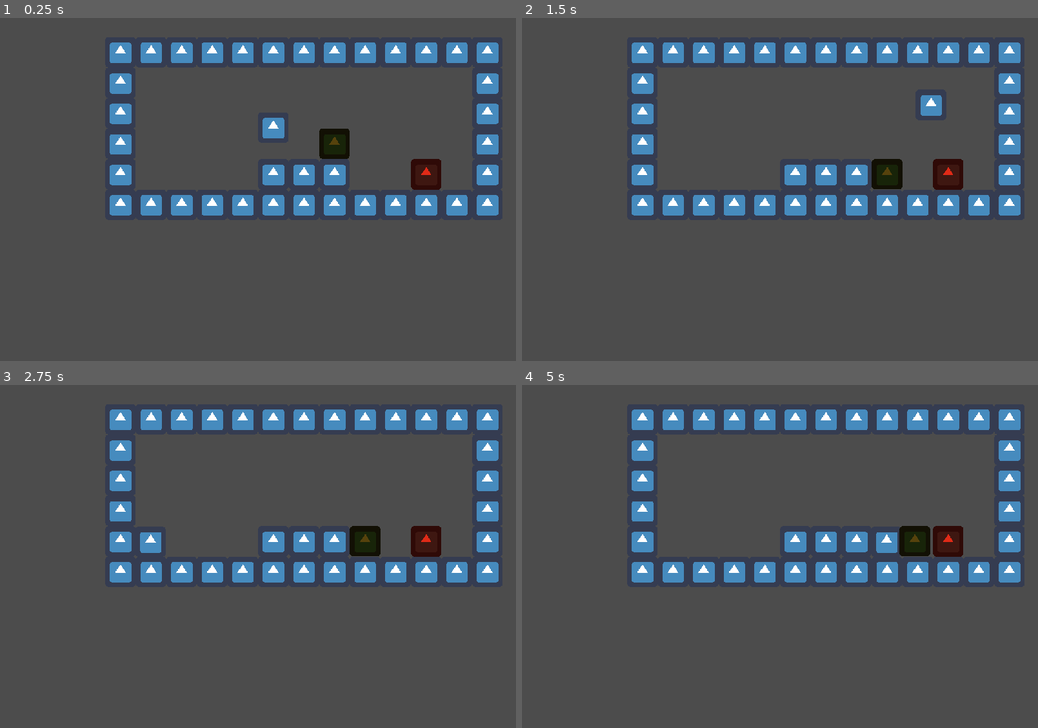
Above: before the commit, frames 1-4 (two rows, left to right).
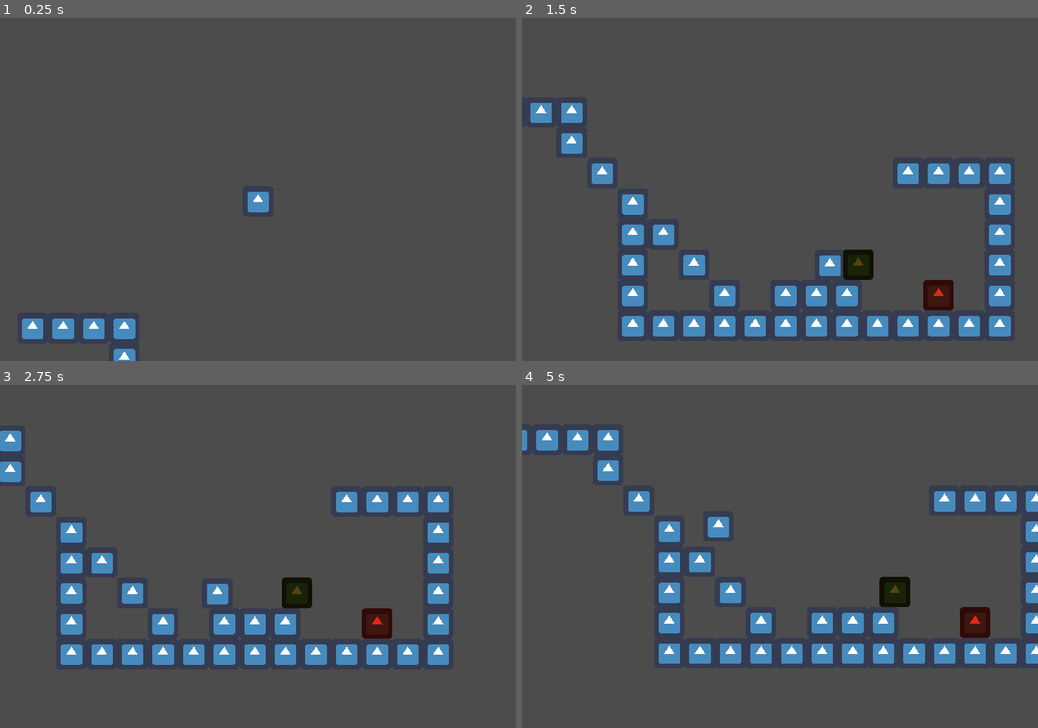
Above: after the commit, the same moments.

Repository: Juankadev/GGJ_2023
Game: Godot game, scene res://MainScene.tscn
The game is run twice, just before and just after one commit, with the same random seed, the same clock (stepped at 60 frames per second) and the same inputs. The engine's default icon, where the game draws it, is replaced by a stand-in: a white triangle on a blue panel in a dark square.
Inputs:
- Up to frame 1 (0.25 s): no input
- Up to frame 2 (1.5 s): hold F (grab) 0.53-1.28 s; hold Right (move_right) from 0.53 s (still down); tap Space (jump) at 0.77 s; tap F (grab) at 1.35 s
- Up to frame 3 (2.75 s): tap Space (jump) at 1.52 s; release Right (move_right) at 2.03 s; hold Left (move_left) from 2.03 s (still down); hold F (grab) from 2.03 s (still down)
- Up to frame 4 (5 s): release Left (move_left) at 2.78 s; release F (grab) at 2.78 s; hold Right (move_right) 2.78-4.28 s; tap F (grab) at 2.85, 4.35 s; tap Space (jump) at 3.02, 3.77, 4.52 s; hold F (grab) 3.53-4.28 s; hold Left (move_left) from 4.28 s (still down)

The runs differ from the first frame. In frame 1, 12% of the frame differs, in the area x 4-97%, y 7-100%; in frame 2, 19%; in frame 3, 20%, in the area x 0-97%, y 7-82%; in frame 4, 19%.

Commit message:
Add smoothing camera 2D

Diff:
--- /dev/null
+++ b/Camera2D.gd
@@ -0,0 +1,17 @@
+extends Camera2D
+
+
+# Declare member variables here. Examples:
+# var a: int = 2
+# var b: String = "text"
+
+
+# Called when the node enters the scene tree for the first time.
+func _process(delta : float) -> void:
+	pass
+	# global_position.x = sin(OS.get_ticks_msec() * 64)
+
+
+# Called every frame. 'delta' is the elapsed time since the previous frame.
+#func _process(delta: float) -> void:
+#	pass
--- a/MainScene.tscn
+++ b/MainScene.tscn
@@ -1,9 +1,10 @@
-[gd_scene load_steps=7 format=2]
+[gd_scene load_steps=8 format=2]
 
 [ext_resource path="res://Player.tscn" type="PackedScene" id=1]
 [ext_resource path="res://icon.png" type="Texture" id=2]
 [ext_resource path="res://box/box.tscn" type="PackedScene" id=3]
 [ext_resource path="res://spikes/Spike.tscn" type="PackedScene" id=4]
+[ext_resource path="res://Camera2D.gd" type="Script" id=5]
 
 [sub_resource type="ConvexPolygonShape2D" id=1]
 points = PoolVector2Array( 64, 64, 0, 64, 0, 0, 64, 0 )
@@ -36,13 +37,18 @@
 [node name="TileMap" type="TileMap" parent="."]
 tile_set = SubResource( 2 )
 format = 1
-tile_data = PoolIntArray( -262149, 0, 0, -262148, 0, 0, -262147, 0, 0, -262146, 0, 0, -262145, 0, 0, -327680, 0, 0, -327679, 0, 0, -327678, 0, 0, -327677, 0, 0, -327676, 0, 0, -327675, 0, 0, -327674, 0, 0, -327673, 0, 0, -196613, 0, 0, -262137, 0, 0, -131077, 0, 0, -196601, 0, 0, -65541, 0, 0, -131065, 0, 0, -5, 0, 0, -65536, 0, 0, -65535, 0, 0, -655 …(161 unchanged characters)…
+tile_data = PoolIntArray( -393226, 0, 0, -393225, 0, 0, -393224, 0, 0, -393223, 0, 0, -327687, 0, 0, -262150, 0, 0, -327676, 0, 0, -327675, 0, 0, -327674, 0, 0, -327673, 0, 0, -196613, 0, 0, -262137, 0, 0, -131077, 0, 0, -131076, 0, 0, -196601, 0, 0, -65541, 0, 0, -65539, 0, 0, -131065, 0, 0, -5, 0, 0, -2, 0, 0, -65536, 0, 0, -65535, 0, 0, -655 …(161 unchanged characters)…
 
 [node name="Player" parent="." instance=ExtResource( 1 )]
-position = Vector2( 32, -160 )
+position = Vector2( -136, -712 )
 
-[node name="Camera2D" type="Camera2D" parent="."]
+[node name="Camera2D" type="Camera2D" parent="Player"]
 current = true
+limit_bottom = 300
+smoothing_enabled = true
+smoothing_speed = 2.0
+editor_draw_drag_margin = true
+script = ExtResource( 5 )
 
 [node name="Box" parent="." instance=ExtResource( 3 )]
 position = Vector2( 160, -96 )
